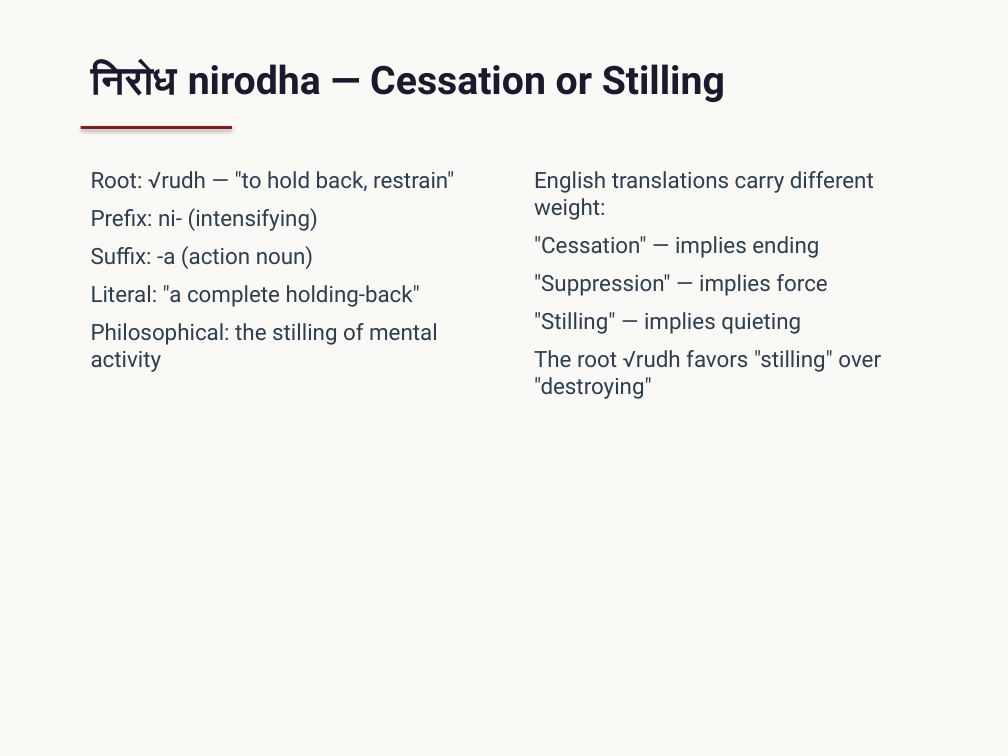
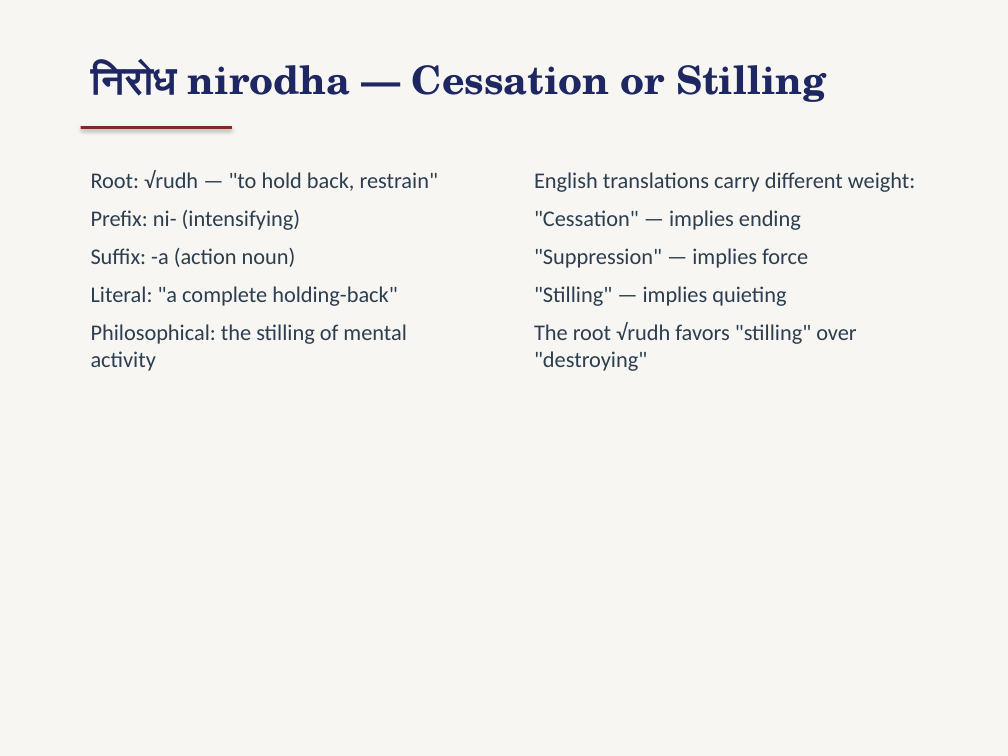
Before and after one commit to jbajaj6/sanskrit_etymology, a slide deck: slide 6 of docs/final_presentation.pptx. Drawn at 1008x756 pixels with LibreOffice and Linux fonts; fonts in the diff are those of the drawing. Boxes give left, top, right and bottom in pixels: in the first picture for what was removed or moved away, otherwise in the second. Text is boxed around its words. In the diff, an @@ line names an element or a change of style, - is before the commit and + after.

```diff
--- a/docs/final_presentation.pptx
+++ b/docs/final_presentation.pptx
@@ background #FAF9F6 to #F7F6F2 @@
@@ text "निरोध nirodha — Cessation or ..." at [91, 63, 826, 102]: font Roboto to TeX Gyre Schola, text colour #1A1A2E to #1E2761 @@
@@ rectangle at [81, 126, 232, 129]: fill #8B1A1A to #7B2D26 @@
@@ text "Root: √rudh — "to hold ..." at [91, 170, 438, 371]: font Roboto to Calibri @@
@@ text "English translations carry different weight:" at [534, 172, 915, 371]: font Roboto to Calibri @@
```
Also in this commit, not shown: 12 other slides changed, 1 other file.
